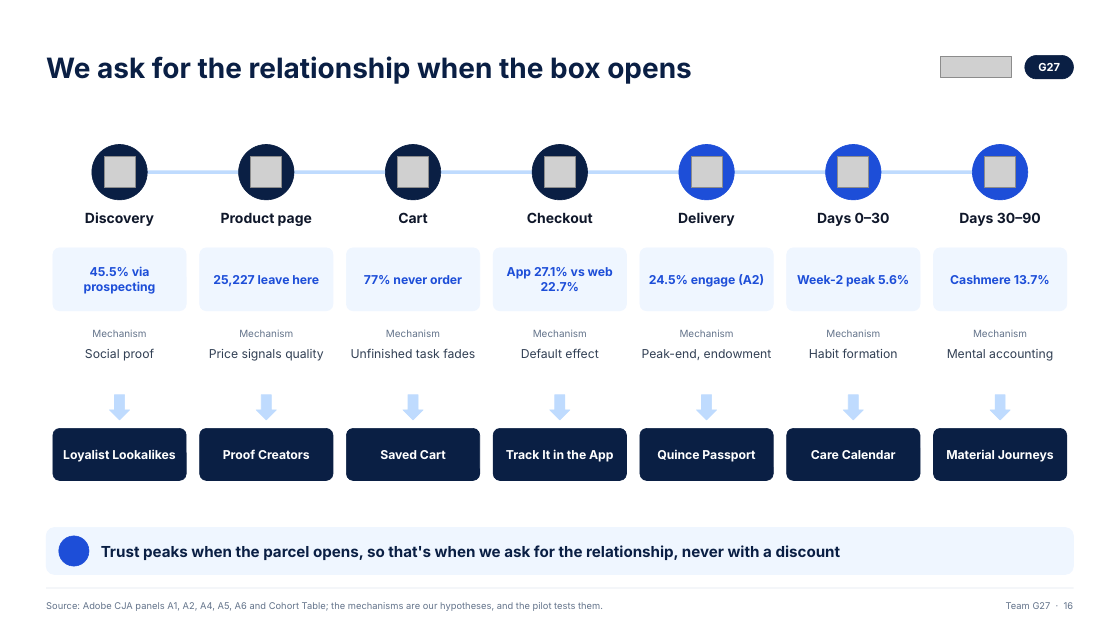
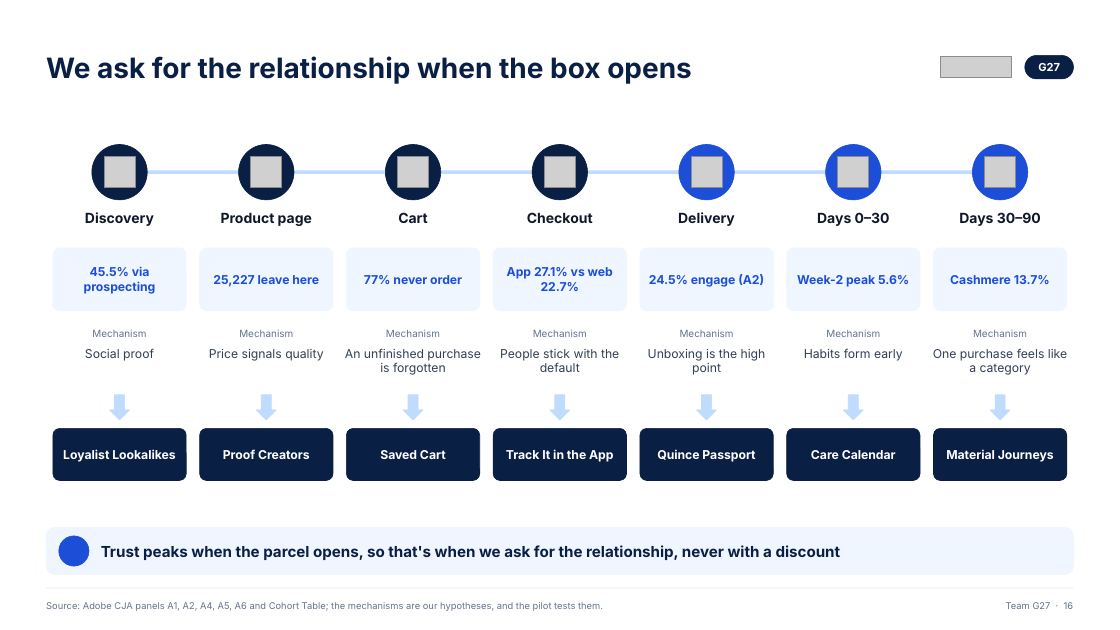
Before and after one commit to ANNYM25/Quince, a slide deck: slide 16 of deck/Team G27 Final Humanised.pptx. Drawn at 1120x630 pixels with LibreOffice and Linux fonts; fonts in the diff are those of the drawing; grey boxes stand for pictures; background and template pictures are left out. Boxes give left, top, right and bottom in pixels: in the first picture for what was removed or moved away, otherwise in the second. Text is boxed around its words. In the diff, an @@ line names an element or a change of style, - is before the commit and + after.

```diff
--- a/deck/Team G27 Final Humanised.pptx
+++ b/deck/Team G27 Final Humanised.pptx
@@ text at bbox=[345, 348, 481, 375]: text changed @@
-Unfinished task fades
+An unfinished purchase is forgotten
@@ text at bbox=[500, 349, 619, 372]: text changed @@
-Default effect
+People stick with the default
@@ text at bbox=[648, 349, 766, 375]: text changed @@
-Peak-end, endowment
+Unboxing is the high point
@@ text at bbox=[804, 348, 903, 361]: text changed @@
-Habit formation
+Habits form early
@@ text at bbox=[933, 348, 1067, 375]: text changed @@
-Mental accounting
+One purchase feels like a category
```
Also in this commit, not shown: 11 other slides changed, 1 other file.
